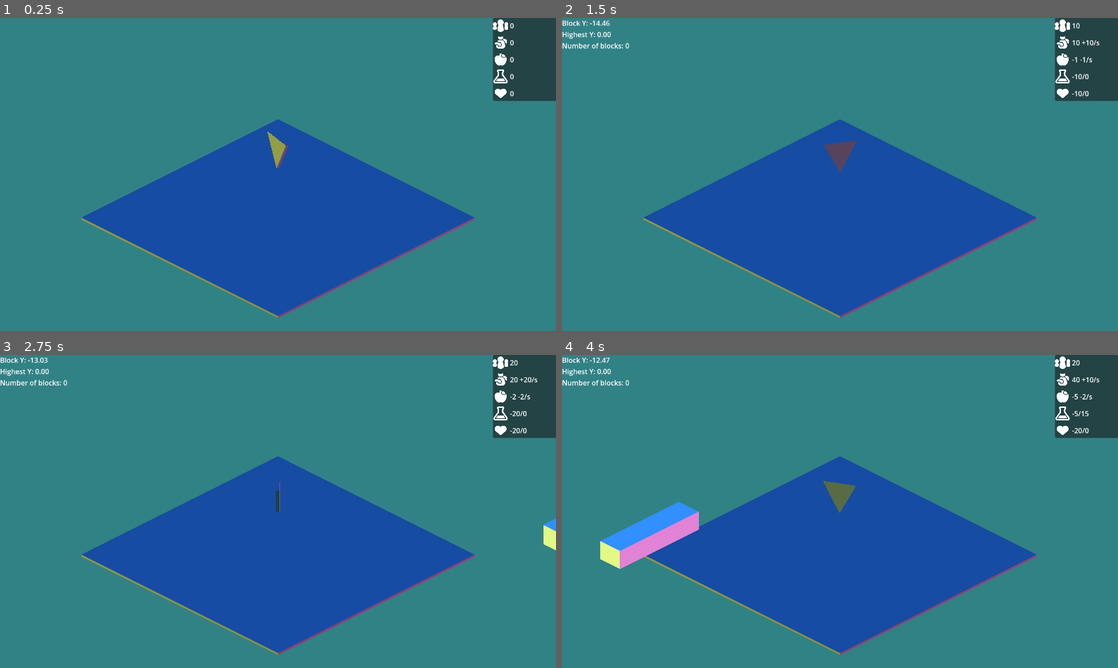
Above: before the commit, frames 1-4 (two rows, left to right).
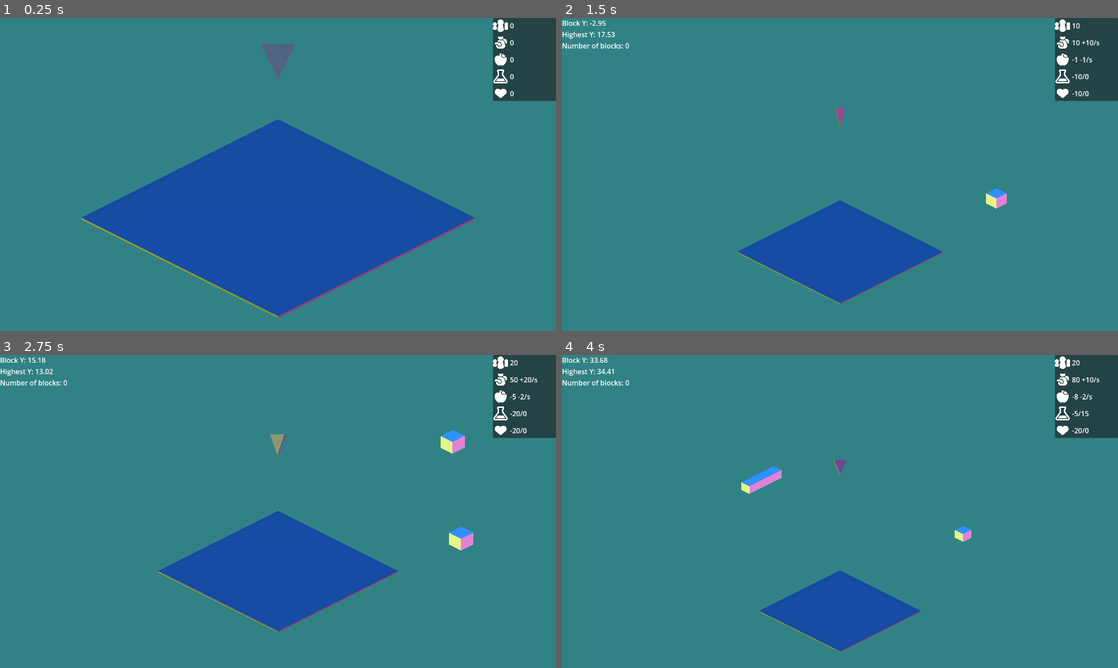
Above: after the commit, the same moments.

Repository: dream-team-reborn/godot-wild-jam-73
Game: Godot game, scene res://scenes/game.tscn
Two runs of this game, one before a commit and one after it. Both use one fixed random seed, a clock stepped at 60 frames per second and the inputs below. The engine's default icon, where the game draws it, is replaced by a stand-in: a white triangle on a blue panel in a dark square.
Inputs (mouse positions are in pixels of both pictures, inside the frame that each line leads up to):
- Up to frame 1 (0.25 s): no input
- Up to frame 2 (1.5 s): move the mouse to (962, 158) at 0.52 s; hold Right (move_right) 0.53-1.25 s; hold Space (confirm) 0.53-1.25 s; click (962, 158) at 0.67 s; drag from (728, 190) to (812, 237) at 1.27 s
- Up to frame 3 (2.75 s): move the mouse to (333, 442) at 2.02 s; hold Right (move_right) from 2.03 s (still down); hold Space (confirm) from 2.03 s (still down)
- Up to frame 4 (4 s): release Right (move_right) at 2.75 s; release Space (confirm) at 2.75 s; drag from (812, 574) to (673, 464) at 2.77 s; move the mouse to (1006, 558) at 3.52 s; hold Left (move_left) from 3.53 s (still down); hold Space (confirm) from 3.53 s (still down)

The runs differ from the first frame. In frame 1, 0.6% of the frame differs, in the area x 46-54%, y 8-48%; in frame 2, 17%; in frame 3, 15%; in frame 4, 21%, in the area x 5-93%, y 0-96%.

Commit message:
camera movement

Diff:
--- a/scenes/block_factory.tscn
+++ b/scenes/block_factory.tscn
@@ -7,6 +7,6 @@
 [ext_resource type="Resource" uid="uid://cti3hvu86lghq" path="res://resources/block_3.tres" id="5_bgstf"]
 [ext_resource type="Resource" uid="uid://c62wyn0spwnsj" path="res://resources/block_4.tres" id="6_alkid"]
 
-[node name="BlockFactory" type="Node3D"]
+[node name="BlockFactory" type="Node"]
 script = ExtResource("1_copab")
 blocks = Array[ExtResource("2_m228b")]([ExtResource("3_yxc3l"), ExtResource("4_rp4n1"), ExtResource("5_bgstf"), ExtResource("6_alkid")])
--- a/scenes/camera_3d.gd
+++ b/scenes/camera_3d.gd
@@ -1,26 +1,47 @@
 extends Camera3D
 
-var initial_y: float
-var lowest_y: float
-var target_y: float
-const ANIMATION_TOTAL_TIME = 1
-var animation_time = 0
+var initial: Vector3
+var lowest: Vector3
+var target: Node3D
+var old_target_position: Vector3
+var lerping_animation: float
 
 func _ready() -> void:
-	initial_y = position.y
-	lowest_y = initial_y
-	target_y = initial_y
-	GlobalEventBus.connect("highest_y", _on_highest_y_change)
+	initial = position
+	lowest = initial
+	target = null
+	GlobalEventBus.connect("highest_change", _on_highest_change)
 
 func _process(delta: float) -> void:
-	_update_y(delta)
+	_update_highest(delta)
 
-func _update_y(delta):
-	animation_time += delta
-	var weight = animation_time/ANIMATION_TOTAL_TIME
-	position.y = lerp(lowest_y, target_y, weight)
+func _update_highest(delta):
+	if not target:
+		return
 
-func _on_highest_y_change(new_y):
-	animation_time = 0
-	target_y = initial_y + new_y
-	lowest_y = position.y
+	var target_position = target.global_position
+	var look_here
+	if lerping_animation < 1:
+		look_here = lerp(old_target_position, target_position, lerping_animation)
+		lerping_animation += delta
+	else:
+		look_here = target_position
+		old_target_position = look_here
+
+	look_here += initial
+	position.y = look_here.y
+	size = max(45, look_here.y * 1.5)
+	var camera_position = global_transform.origin
+	var direction_to_target = look_here - initial - camera_position
+	var horizontal_distance = Vector2(direction_to_target.x, direction_to_target.z).length()
+	#var angle_x = atan2(direction_to_target.y, horizontal_distance)
+	#rotation.x = angle_x
+
+func _on_highest_change(highest_block):
+	if target != highest_block:
+		print("highest changed!")
+		if not target:
+			target = highest_block
+		old_target_position = target.global_position
+		target = highest_block
+		lerping_animation = 0
--- a/scenes/debug_text_update.gd
+++ b/scenes/debug_text_update.gd
@@ -7,7 +7,7 @@
 func _ready() -> void:
 	GlobalEventBus.connect("module_y", _on_update_y)
 	GlobalEventBus.connect("block_number_change", _on_block_number_change)
-	GlobalEventBus.connect("highest_y", _on_highest_y_change)
+	GlobalEventBus.connect("highest_change", _on_highest_change)
 
 func _on_update_y(other_y):
 	y = other_y
@@ -20,6 +20,7 @@
 func _update_text():
 	text = "Block Y: %.02f\nHighest Y: %.02f\nNumber of blocks: %d" % [y, highest_y, number_of_blocks]
 
-func _on_highest_y_change(y):
-	highest_y = y
+func _on_highest_change(highest_block):
+	var highest_pos = highest_block.global_position
+	highest_y = highest_pos.y
 	_update_text()
--- a/scenes/game.tscn
+++ b/scenes/game.tscn
@@ -1,14 +1,17 @@
 [gd_scene load_steps=17 format=3 uid="uid://clxbd7k7xwawk"]
 
 [ext_resource type="Script" path="res://scripts/module_spawner.gd" id="1_3ofxf"]
-[ext_resource type="PackedScene" uid="uid://d1apwv5fhsq6w" path="res://scenes/gui_manager.tscn" id="1_n0tbr"]
+[ext_resource type="PackedScene" path="res://scenes/gui_manager.tscn" id="1_n0tbr"]
 [ext_resource type="Script" path="res://scripts/input_handler.gd" id="2_4aiat"]
 [ext_resource type="Script" path="res://scenes/camera_3d.gd" id="2_xnbdw"]
-[ext_resource type="PackedScene" uid="uid://bclvasfglmlw2" path="res://scenes/block_factory.tscn" id="3_eu714"]
+[ext_resource type="PackedScene" uid="uid://c0d66mg86sny" path="res://scenes/block_factory.tscn" id="3_eu714"]
 [ext_resource type="Script" path="res://scenes/game_manager.gd" id="4_3nxp3"]
 [ext_resource type="Script" path="res://scenes/debug_text_update.gd" id="5_qtm6v"]
 [ext_resource type="Script" path="res://scripts/module_spawner_inspector.gd" id="6_8mp6j"]
 [ext_resource type="Script" path="res://scenes/spawn_point_mesh.gd" id="6_08ya2"]
+
+[sub_resource type="PrismMesh" id="PrismMesh_r4qbm"]
+size = Vector3(1, 1, 0.1)
 
 [sub_resource type="Environment" id="Environment_g8yu1"]
 background_mode = 1
@@ -18,9 +21,6 @@
 [sub_resource type="CameraAttributesPhysical" id="CameraAttributesPhysical_fnq3s"]
 
 [sub_resource type="Compositor" id="Compositor_3uttq"]
-
-[sub_resource type="PrismMesh" id="PrismMesh_r4qbm"]
-size = Vector3(1, 1, 0.1)
 
 [sub_resource type="BoxShape3D" id="BoxShape3D_bmdca"]
 size = Vector3(100, 1, 100)
@@ -40,10 +40,15 @@
 
 [node name="BlockFactory" parent="ModuleSpawner" instance=ExtResource("3_eu714")]
 unique_name_in_owner = true
-transform = Transform3D(1, 0, 0, 0, 1, 0, 0, 0, 1, 0, -7, 0)
 
 [node name="Inspector" type="Node" parent="ModuleSpawner"]
 script = ExtResource("6_8mp6j")
+
+[node name="SpawnerMesh" type="MeshInstance3D" parent="ModuleSpawner"]
+unique_name_in_owner = true
+transform = Transform3D(-0.334937, 1.76777, 4.66507, 1.76777, -4.33013, 1.76777, 4.66506, 1.76777, -0.334936, 40, 20, 40)
+mesh = SubResource("PrismMesh_r4qbm")
+script = ExtResource("6_08ya2")
 
 [node name="InputHandler" type="Node" parent="."]
 script = ExtResource("2_4aiat")
@@ -67,17 +72,10 @@
 
 [node name="Camera3D" type="Camera3D" parent="."]
 unique_name_in_owner = true
-transform = Transform3D(0.707107, -0.353553, 0.612372, 0, 0.866025, 0.5, -0.707107, -0.353553, 0.612372, 40, 40, 40)
+transform = Transform3D(0.707107, -0.353553, 0.612372, 0, 0.866025, 0.499999, -0.707107, -0.353553, 0.612372, 40, 40, 40)
 projection = 1
 size = 45.0
 script = ExtResource("2_xnbdw")
-
-[node name="SpawnerMesh" type="MeshInstance3D" parent="Camera3D"]
-unique_name_in_owner = true
-transform = Transform3D(-5, 4.37114e-07, 0, -3.57628e-07, -4.33013, -2.5, -2.38419e-07, -2.5, 4.33013, 0, 15.2939, -56.4898)
-mesh = SubResource("PrismMesh_r4qbm")
-skeleton = NodePath("../../ModuleSpawner")
-script = ExtResource("6_08ya2")
 
 [node name="Floor" type="StaticBody3D" parent="."]
 transform = Transform3D(0.4, 0, 0, 0, 0.4, 0, 0, 0, 0.4, 0, 0, 0)
--- a/scenes/global_event_bus.tscn
+++ b/scenes/global_event_bus.tscn
@@ -36,8 +36,8 @@
 
 [sub_resource type="Resource" id="Resource_06xtu"]
 script = ExtResource("3_8my5v")
-name = &"highest_y"
-type = 3
+name = &"highest_block"
+type = 24
 
 [node name="GlobalEventBus" type="Node"]
 script = ExtResource("1_p2lko")
@@ -65,6 +65,6 @@
 script = ExtResource("2_23oks")
 params = Array[ExtResource("3_8my5v")]([SubResource("Resource_opwcd")])
 
-[node name="highest_y" type="Node" parent="."]
+[node name="highest_change" type="Node" parent="."]
 script = ExtResource("2_23oks")
 params = Array[ExtResource("3_8my5v")]([SubResource("Resource_06xtu")])
--- a/scenes/spawn_point_mesh.gd
+++ b/scenes/spawn_point_mesh.gd
@@ -4,7 +4,11 @@
 
 var time = 0
 
+func _ready():
+	global_position.x = 0
+	global_position.z = 0
+
 func _process(delta: float) -> void:
 	time += delta
 	rotate_object_local(angular_velocity.normalized(), angular_velocity.length() * delta)
-	position.y = (cos(5.5 * (time + delta)) + 1) + 2
+	position.y = %Camera3D.position.y + (cos(5.5 * (time + delta)) + 1) - 35
--- a/scripts/block_factory.gd
+++ b/scripts/block_factory.gd
@@ -1,4 +1,4 @@
-extends Node3D
+extends Node
 
 @export var blocks: Array[Block]
 
--- a/scripts/module_spawner_inspector.gd
+++ b/scripts/module_spawner_inspector.gd
@@ -22,6 +22,7 @@
 	var timer = Timer.new()
 	timer.autostart = true
 	timer.one_shot = false
+	timer.wait_time = .5
 	timer.timeout.connect(_on_timer_timeout)
 	add_child(timer)
 
@@ -32,12 +33,18 @@
 		if increment != 0:
 			GlobalEventBus.publish("stat_delta", [k, increment])
 
-	var highest_y = 0
-	for child in get_children():
-		var node = child as Node3D
+	var highest = null
+	for child in get_parent().get_children():
+		var node = child as Module
 		if node:
-			highest_y = max(highest_y, node.global_position.y)
-	_send_highest_y_signal(highest_y)
+			if highest == null:
+				highest = node
+			var block_pos = node.global_position
+			var highest_y = highest.global_position.y
+			if block_pos != null:
+				if highest_y < block_pos.y and node.state == Module.State.PLACED:
+					highest = node
+	_send_highest_change_signal(highest)
 
 func _on_entered_tree(node: Node) -> void:
 	var module = node as Module
@@ -74,5 +81,5 @@
 func _send_block_number_change_signal():
 	GlobalEventBus.publish("block_number_change", [0])
 
-func _send_highest_y_signal(highest_y):
-	GlobalEventBus.publish("highest_y", [highest_y])
+func _send_highest_change_signal(highest_block):
+	GlobalEventBus.publish("highest_change", [highest_block])
Not shown: 1 places in resources/block_1.tres that only renumber resources
Not shown: 1 places in scenes/block_factory.tscn that only renumber resources
